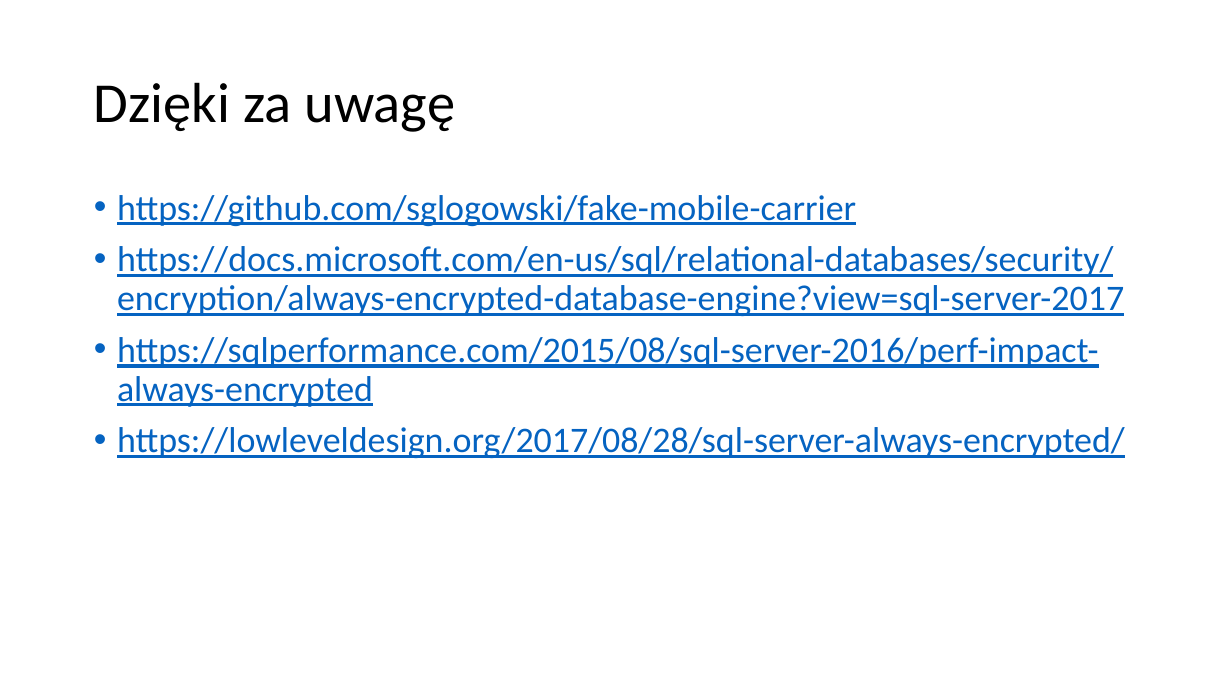
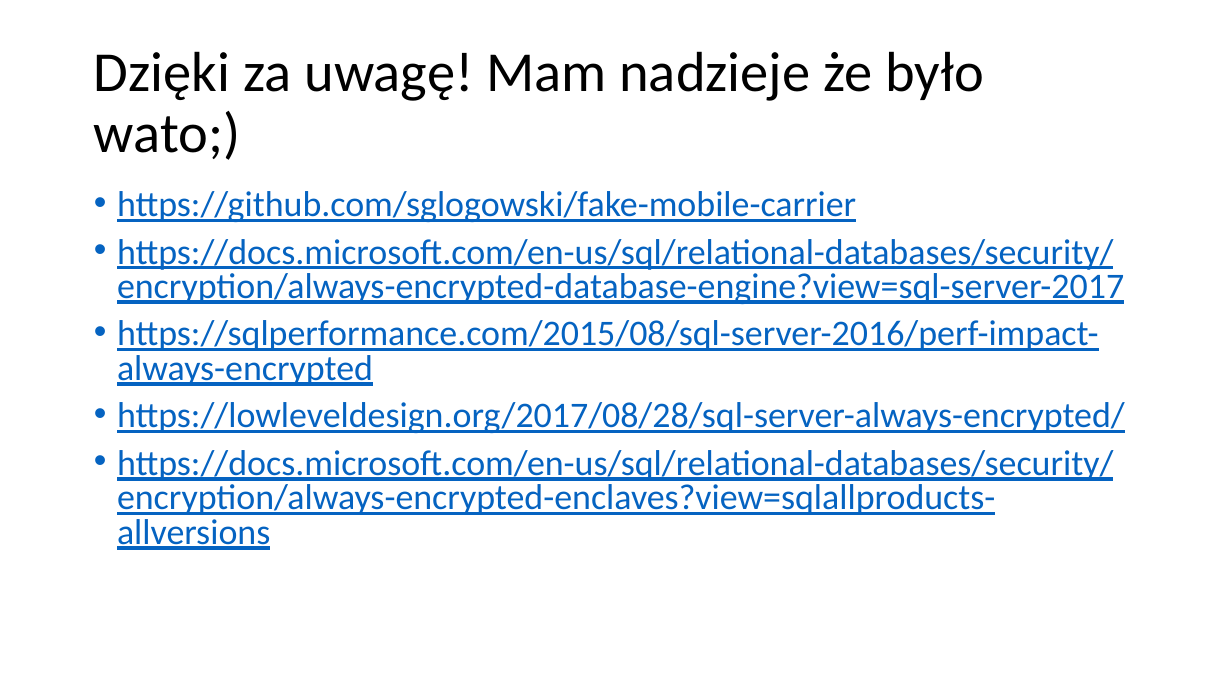
Before and after one commit to sglogowski/fake-mobile-carrier, a slide deck: slide 18 of presentation/Zabezpiecz swoje dane na przykładzie SQL Server Always Encrypted.pptx (slide 17 before the commit). Drawn at 1232x693 pixels with LibreOffice and Linux fonts; fonts in the diff are those of the drawing. Boxes give left, top, right and bottom in pixels: in the first picture for what was removed or moved away, otherwise in the second. Text is boxed around its words. In the diff, an @@ line names an element or a change of style, - is before the commit and + after.

Commit message:
presentation update

```diff
--- a/presentation/Zabezpiecz swoje dane na przykładzie SQL Server Always Encrypted.pptx
+++ b/presentation/Zabezpiecz swoje dane na przykładzie SQL Server Always Encrypted.pptx
@@ title at <box>94,51,984,160</box>: text changed @@
-Dzięki za uwagę
+Dzięki za uwagę! Mam nadzieje że było wato;)
@@ text at <box>117,191,1125,433</box>: line spacing 0.9 to 0.8 @@
@@ text at <box>117,450,1113,550</box>: paragraph added @@
+• https://docs.microsoft.com/en-us/sql/relational-databases/security/encryption/always-encrypted-enclaves?view=sqlallproducts-allversions
```
Also in this commit, not shown: 5 other slides changed, 1 slide added, 1 other file.
